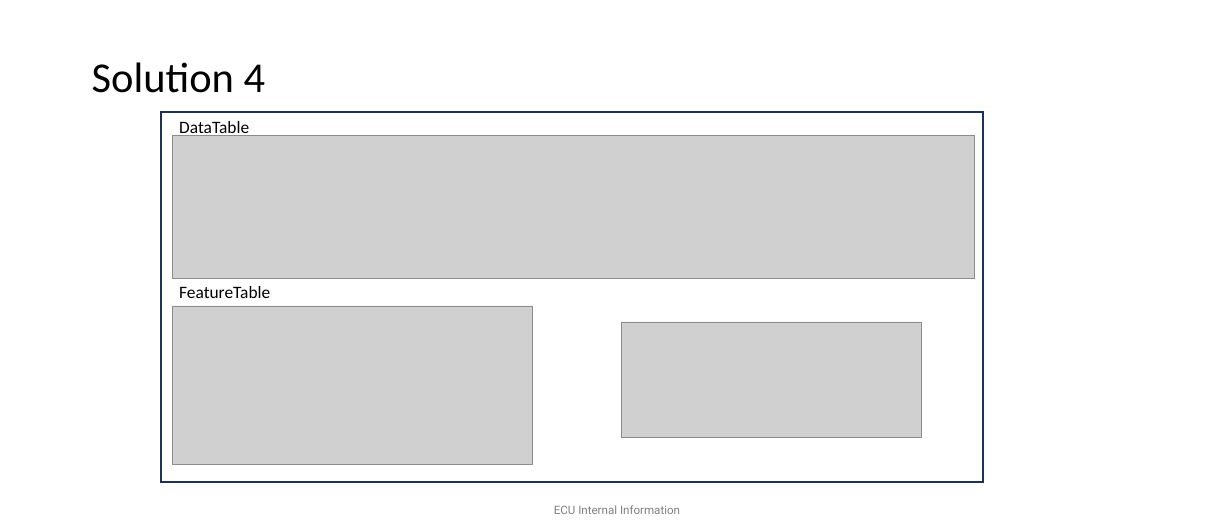
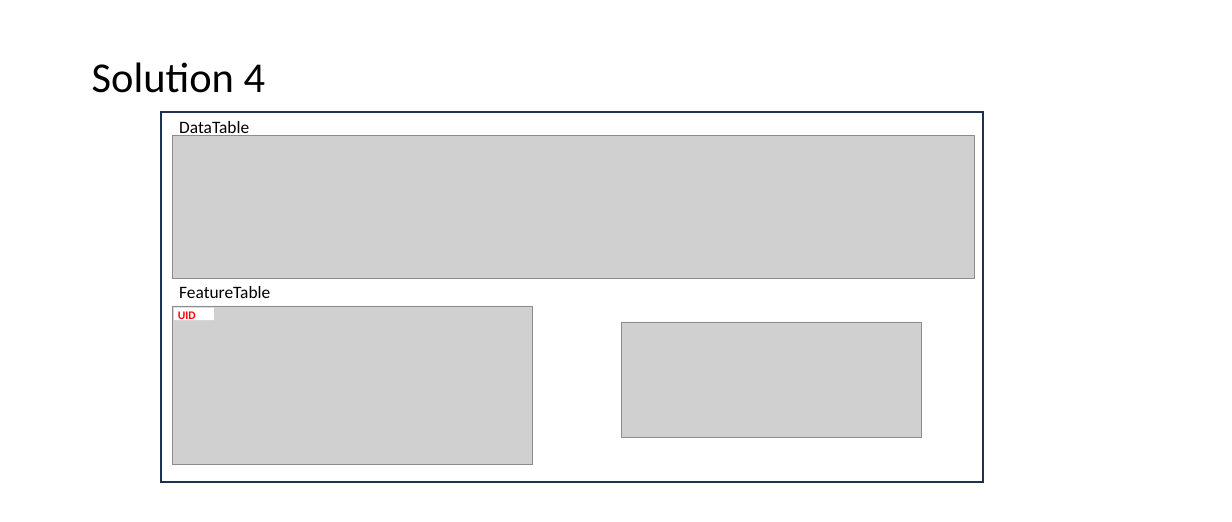
Before and after one commit to broadhurstdavid/TidyMet, a slide deck: slide 4 of res/tidyData.pptx. Drawn at 1232x522 pixels with LibreOffice and Linux fonts; fonts in the diff are those of the drawing; grey boxes stand for pictures. Boxes give left, top, right and bottom in pixels: in the first picture for what was removed or moved away, otherwise in the second. Text is boxed around its words. In the diff, an @@ line names an element or a change of style, - is before the commit and + after.

```diff
--- a/res/tidyData.pptx
+++ b/res/tidyData.pptx
@@ rectangle added at (174,307,213,320), fill #FFFFFF @@
@@ text added at (178,309,196,322), 12 pt, text #FF0000, bold @@
+UID
@@ text removed at (554,505,680,514) @@
-ECU Internal Information
```
Also in this commit, not shown: 4 other slides changed, 1 other file.
